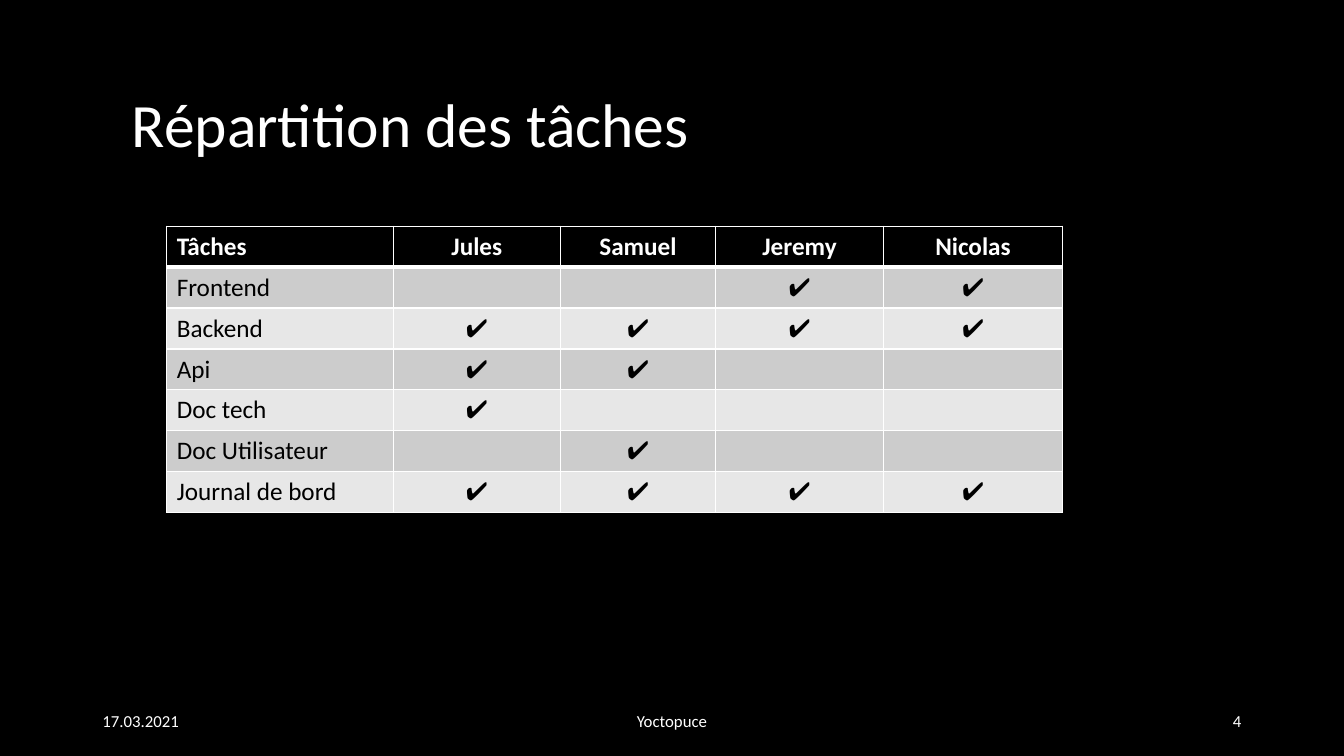
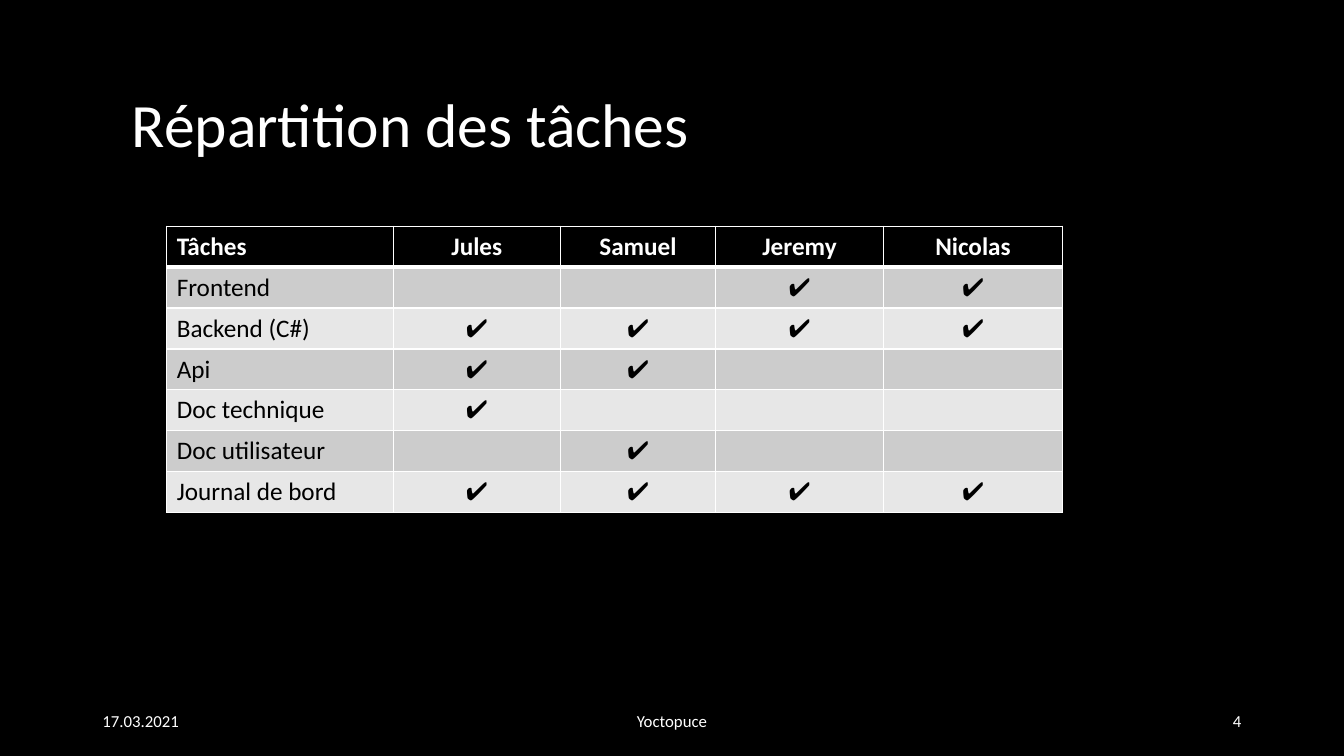
Before and after one commit to julesstahli/Yoctopuce, a slide deck: slide 4 of documentation/Yoctopuce.pptx. Drawn at 1344x756 pixels with LibreOffice and Linux fonts; fonts in the diff are those of the drawing. Boxes give left, top, right and bottom in pixels: in the first picture for what was removed or moved away, otherwise in the second. Text is boxed around its words. In the diff, an @@ line names an element or a change of style, - is before the commit and + after.

```diff
--- a/documentation/Yoctopuce.pptx
+++ b/documentation/Yoctopuce.pptx
@@ table at (166, 227, 1064, 513) @@
-row 3, column 1: Backend
+row 3, column 1: Backend (C#)
-row 5, column 1: Doc tech
+row 5, column 1: Doc technique
-row 6, column 1: Doc Utilisateur
+row 6, column 1: Doc utilisateur
```
Also in this commit, not shown: 2 other slides changed.
